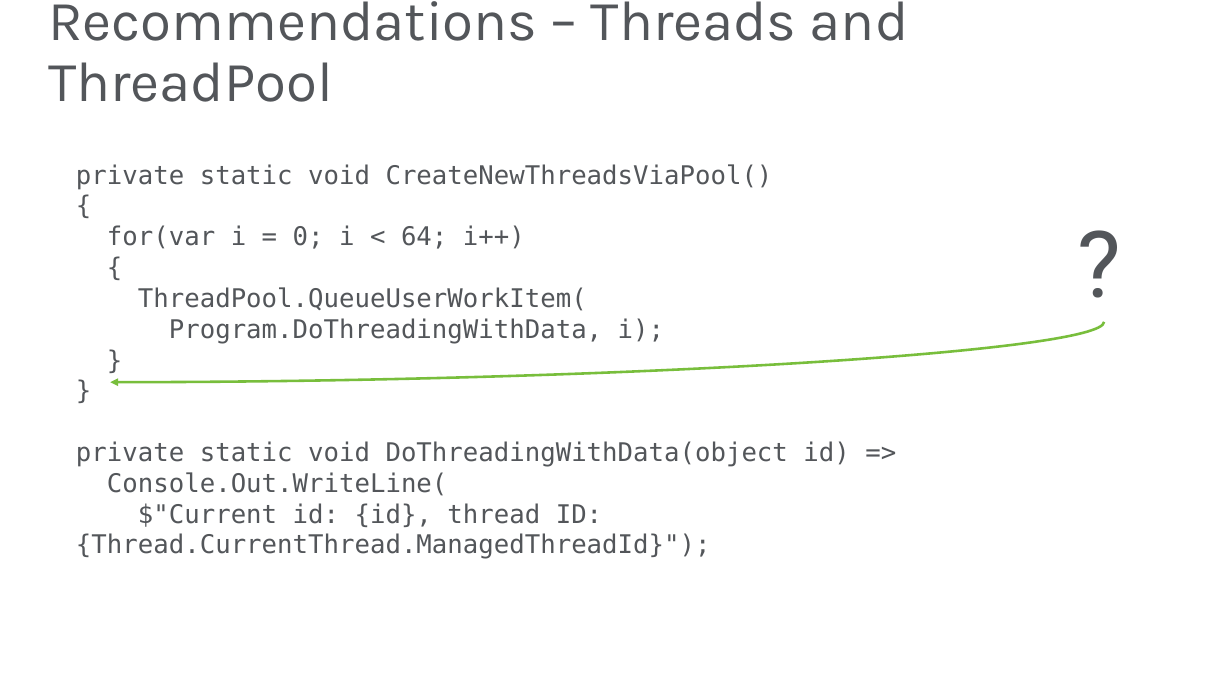
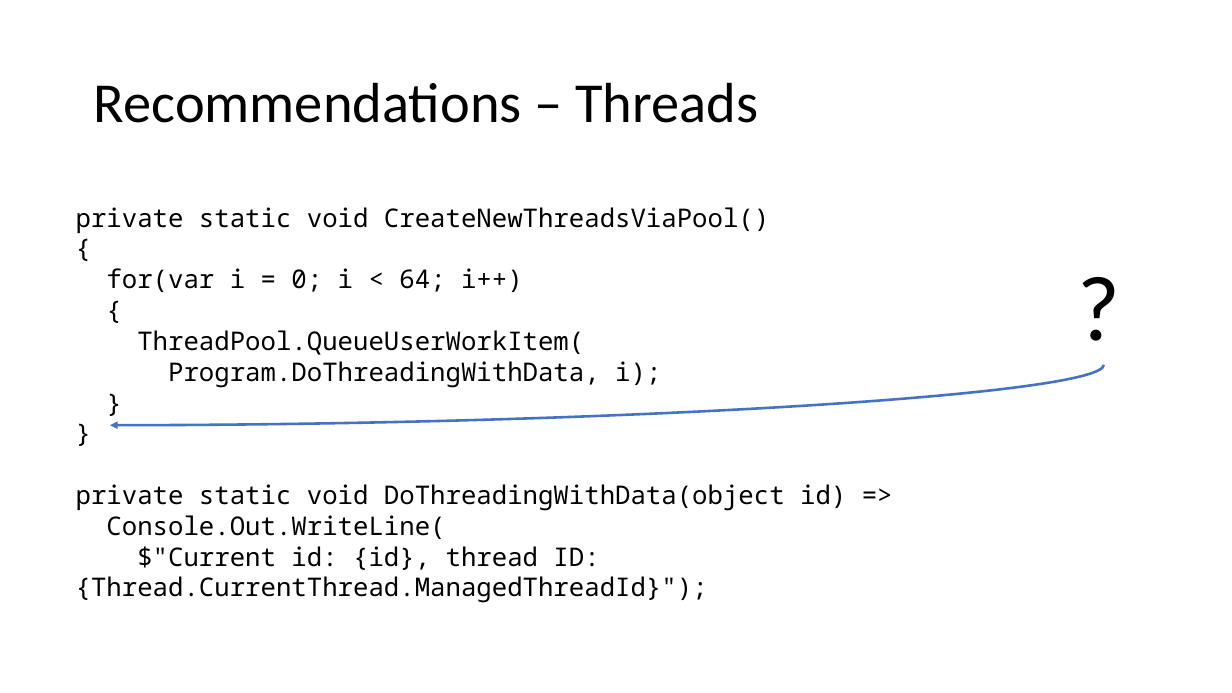
Before and after one commit to JasonBock/Presentations, a slide deck: slide 19 of Concurrent Programming in .NET.pptx. Drawn at 1232x693 pixels with LibreOffice and Linux fonts; fonts in the diff are those of the drawing; background and template pictures are left out. Boxes give left, top, right and bottom in pixels: in the first picture for what was removed or moved away, otherwise in the second. Text is boxed around its words. In the diff, an @@ line names an element or a change of style, - is before the commit and + after.

```diff
--- a/Concurrent Programming in .NET.pptx
+++ b/Concurrent Programming in .NET.pptx
@@ title at box(94, 82, 758, 123): text changed; font Karla to Calibri; text colour #53565A to #000000 @@
-Recommendations – Threads and ThreadPool
+Recommendations – Threads
@@ text "private static void CreateNewThreadsViaPool()": place and size @@
-text "private static void CreateNewThreadsViaPool()" at box(76, 164, 849, 527)
+text "private static void CreateNewThreadsViaPool()" at box(76, 207, 846, 603)
@@ text "private static void CreateNewThreadsViaPool()" at box(76, 207, 846, 603): font DejaVu Sans Mono to Noto Sans Mono, text colour #53565A to #000000 @@
@@ text "?": place and size @@
-text "?" at box(1069, 201, 1140, 322)
+text "?" at box(1068, 244, 1139, 365)
@@ text "?" at box(1068, 244, 1139, 365): font Roboto to Calibri, text colour #53565A to #000000 @@
@@ curved arrow moved from (1104, 322) - (110, 383) to (1104, 365) - (110, 425) @@
@@ curved arrow (1104, 365) - (110, 425): stroke #78BE3C 2 pt to #4472C4 2 pt @@
```
Also in this commit, not shown: 51 other slides changed, 3 slides added, 4 slides removed.
